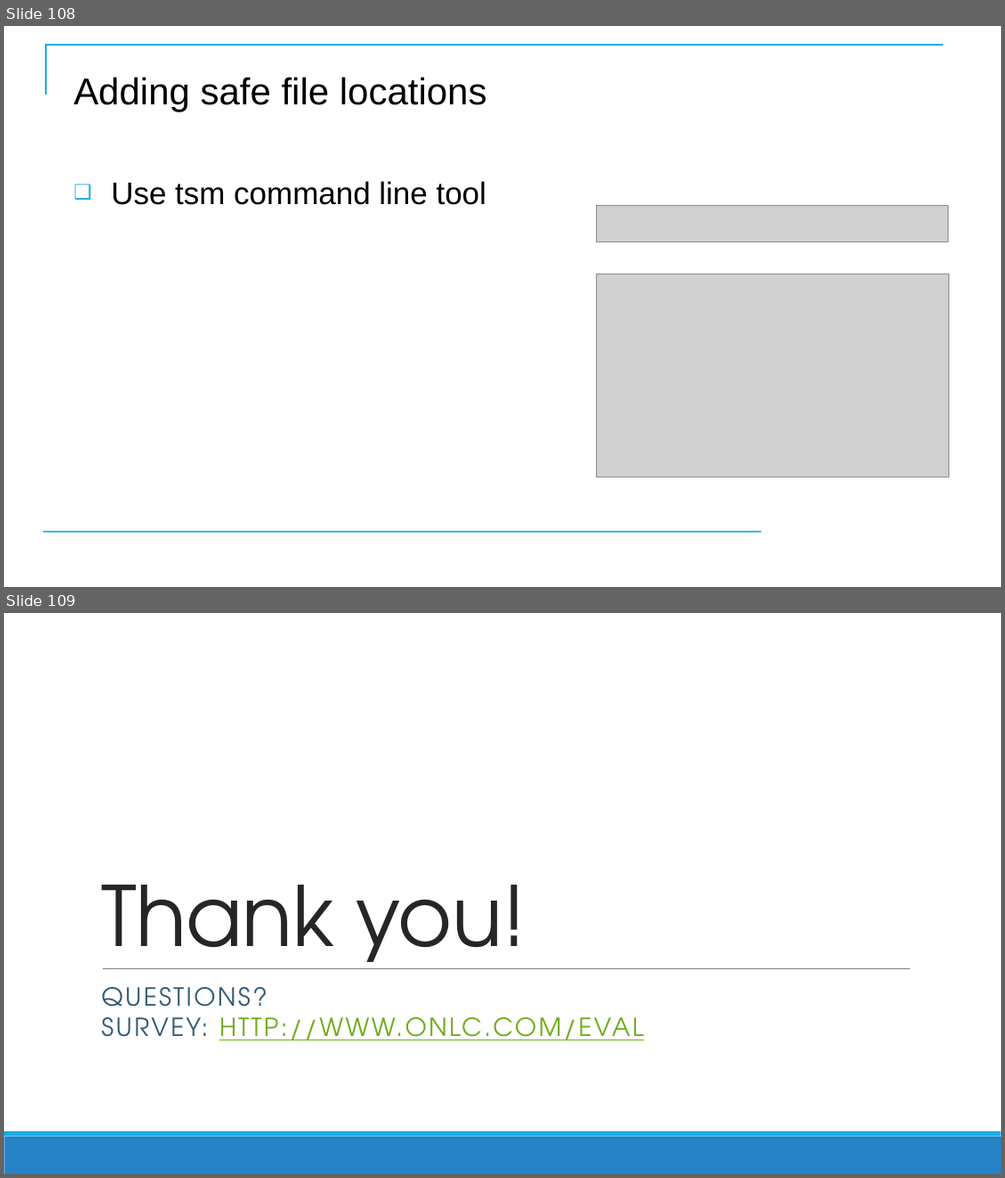
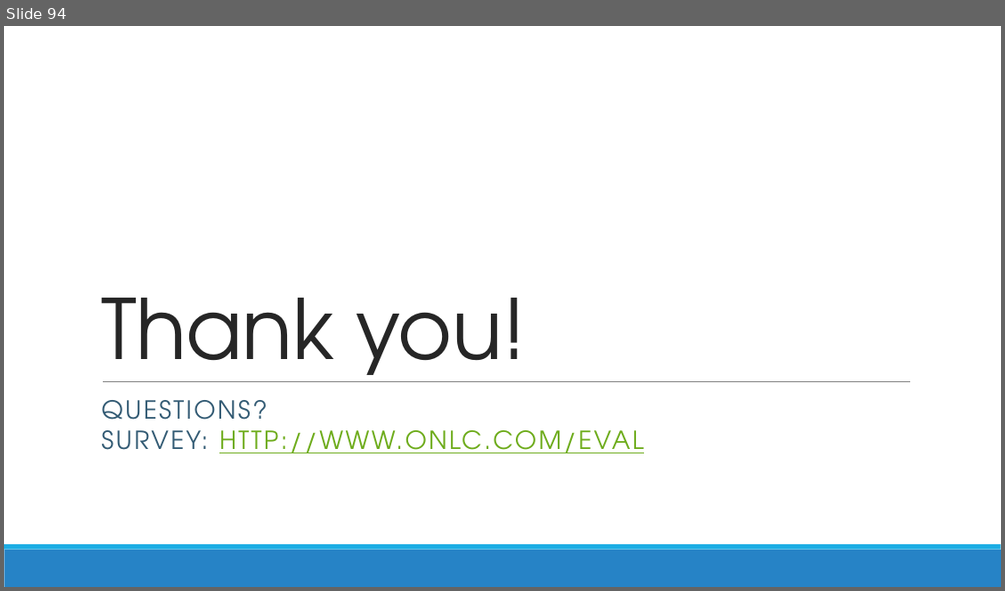
Before and after one commit to CostelloTechnicalConsulting/XGHDEV, a slide deck: ppt/XGHDEV.pptx. Shown one above the other, each under a label of ours: slides 108 and 109 before the commit, slide 94 after it. The pictures are 1005x1178 and 1005x591 pixels, drawn with LibreOffice and Linux fonts; fonts in the diff are those of the drawing; grey boxes stand for pictures; background and template pictures are left out. Boxes give left, top, right and bottom in pixels: in the first picture for what was removed or moved away, otherwise in the second. Text is boxed around its words. In the diff, an @@ line names an element or a change of style, - is before the commit and + after.

```diff
--- a/ppt/XGHDEV.pptx
+++ b/ppt/XGHDEV.pptx
@@ slide 108 removed at box(4, 26, 1001, 587), background #FFFFFF @@
@@ freeform shape removed at box(46, 45, 943, 95) @@
@@ title removed at box(73, 77, 487, 111) @@
-Adding safe file locations
@@ text removed at box(111, 181, 486, 205) @@
-❑ Use tsm command line tool
@@ picture removed at box(596, 206, 947, 241) @@
@@ picture removed at box(596, 274, 949, 477) @@
@@ line removed from (44, 532) to (761, 532) @@
@@ what was slide 109 is now slide 94 @@
```
Also in this commit, not shown: 5 slides changed, 86 slides added, 100 other slides removed.
